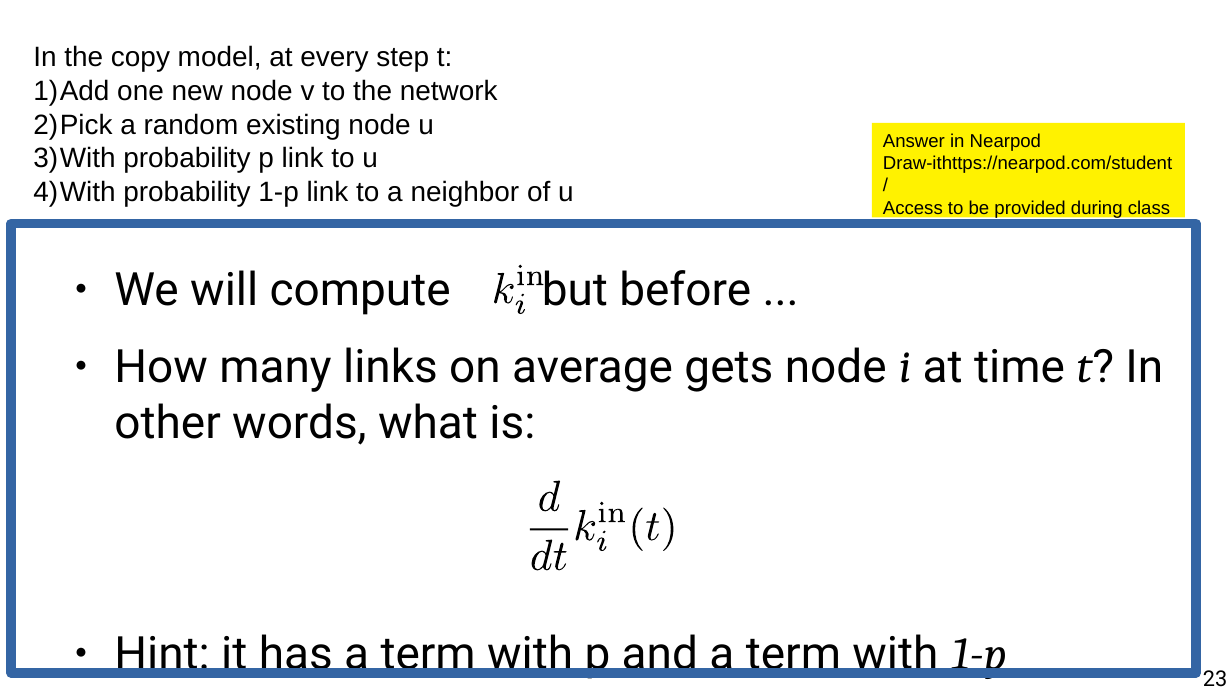
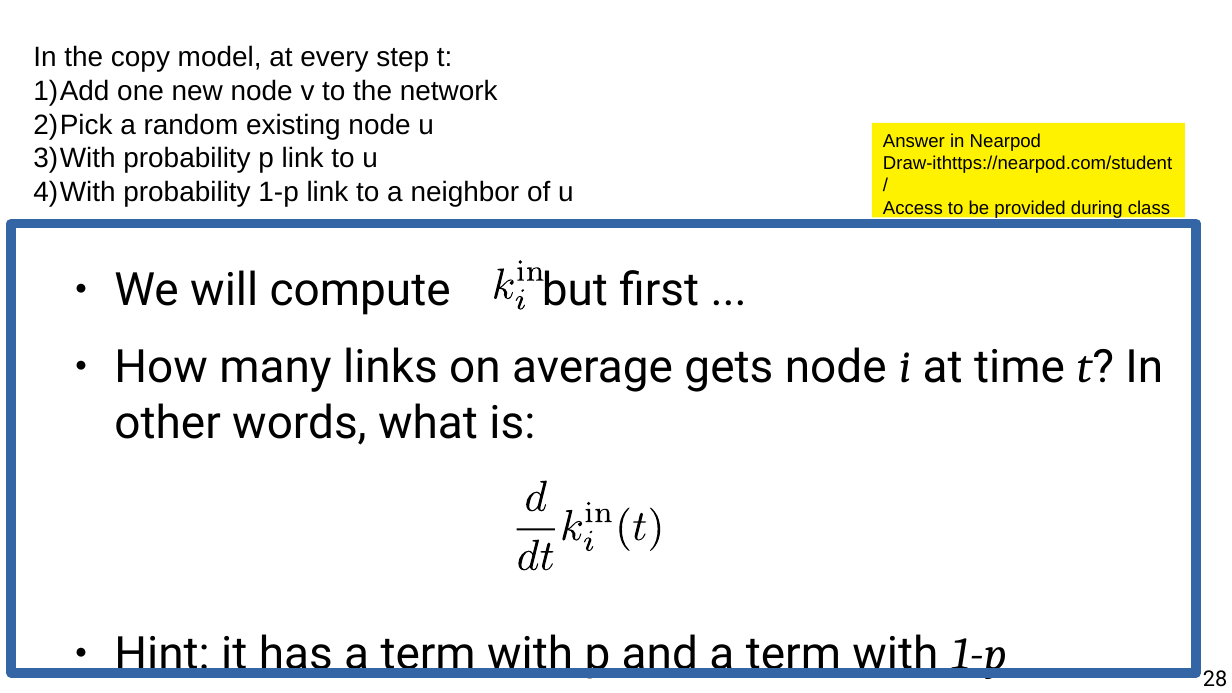
Before and after one commit to chatox/networks-science-course, a slide deck: slide 28 of theory/odp/tt12_degree_preferential_attachment.odp (slide 23 before the commit). Drawn at 1232x693 pixels with LibreOffice and Linux fonts; fonts in the diff are those of the drawing. Boxes give left, top, right and bottom in pixels: in the first picture for what was removed or moved away, otherwise in the second. Text is boxed around its words. In the diff, an @@ line names an element or a change of style, - is before the commit and + after.

```diff
--- a/theory/odp/tt12_degree_preferential_attachment.odp
+++ b/theory/odp/tt12_degree_preferential_attachment.odp
@@ text at box(114, 270, 699, 315): text changed @@
-● We will compute but before ...
+● We will compute but first ...
@@ 4 freeform shapes: place and size @@
-4 freeform shapes at box(494, 265, 544, 314)
+4 freeform shapes at box(494, 260, 544, 310)
@@ freeform shape: place and size @@
-freeform shape at box(608, 509, 625, 522)
+freeform shape at box(596, 509, 613, 522)
@@ 11 freeform shapes: place and size @@
-11 freeform shapes at box(530, 481, 677, 570)
+11 freeform shapes at box(517, 481, 664, 570)
@@ page number at box(1203, 670, 1227, 687): text changed @@
-23
+28
```
Also in this commit, not shown: 14 other slides changed, 3 slides added, 2 slides removed, 1 other file.
